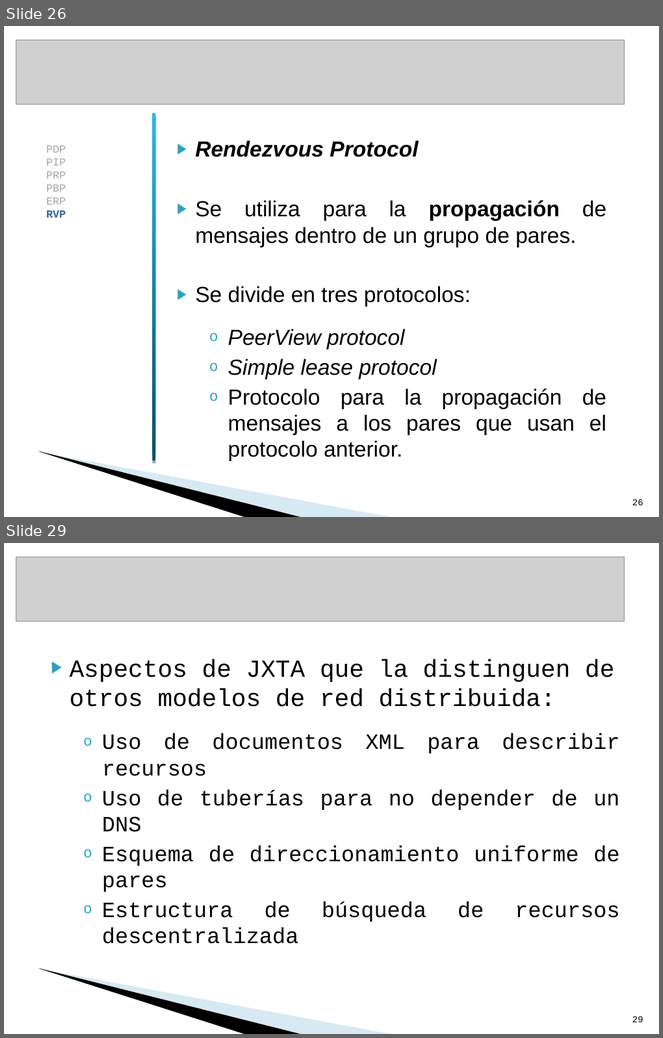
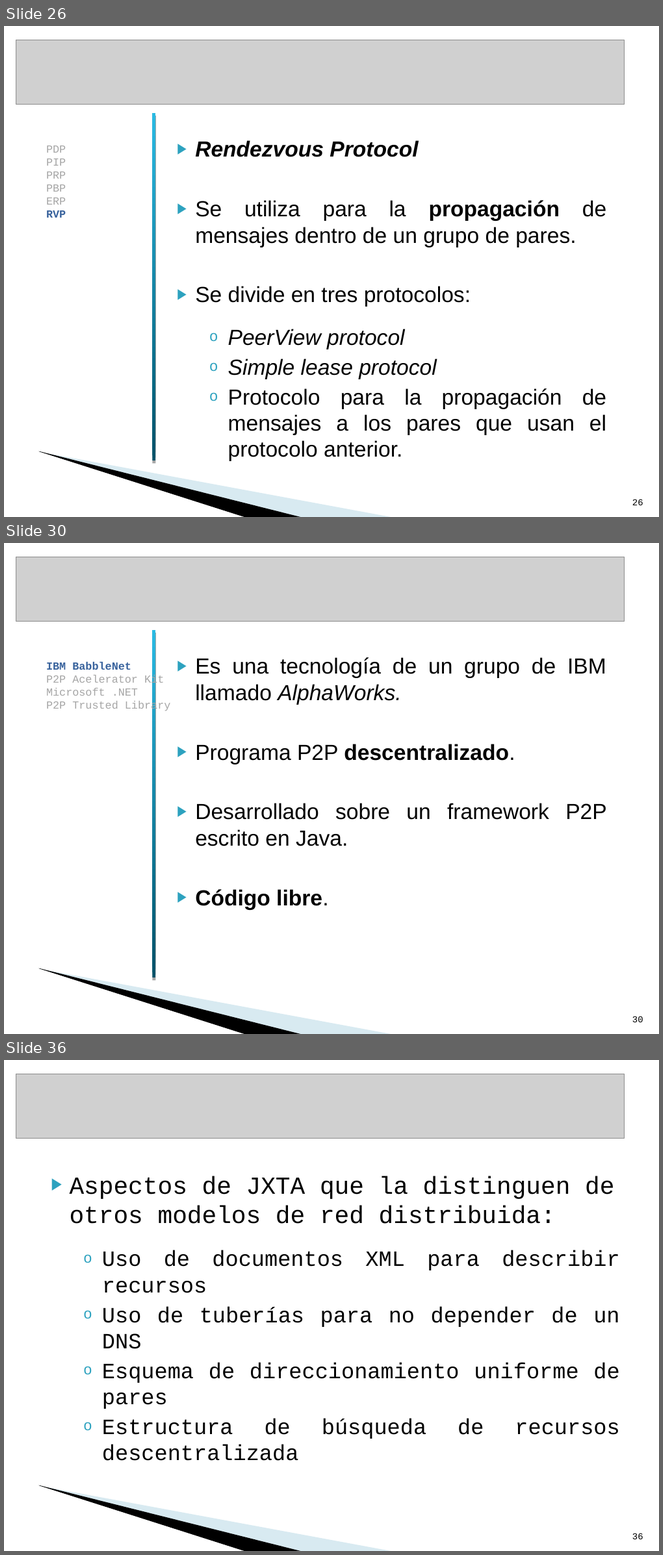
Before and after one commit to txedo/isi-practicas-5, a slide deck: sistemas-colaboracion/p2p-jxta/presentacion/PresentaciónColaboracion.ppt. Shown one above the other, each under a label of ours: slides 26 and 29 before the commit, slides 26, 30 and 36 after it; the slides between them are not shown. The pictures are 663x1038 and 663x1555 pixels, drawn with LibreOffice and Linux fonts; fonts in the diff are those of the drawing; grey boxes stand for pictures; background and template pictures are left out. Boxes give left, top, right and bottom in pixels: in the first picture for what was removed or moved away, otherwise in the second. Text is boxed around its words. In the diff, an @@ line names an element or a change of style, - is before the commit and + after.

```diff
--- a/sistemas-colaboracion/p2p-jxta/presentacion/PresentaciónColaboracion.ppt
+++ b/sistemas-colaboracion/p2p-jxta/presentacion/PresentaciónColaboracion.ppt
@@ slide 30 added at [4,543,659,1034], background #FFFFFF; not listed: 2 template elements that a slide beside it also shows @@
@@ picture added at [16,557,625,621] @@
@@ rectangle added at [153,630,156,978], fill gradient #005269 to #2ABAE3 @@
@@ text added at [195,657,607,910], 24 pt, text #000000 @@
+▶ Es una tecnología de un grupo de IBM llamado AlphaWorks.
+▶ Programa P2P descentralizado.
+▶ Desarrollado sobre un framework P2P escrito en Java.
+▶ Código libre.
@@ text added at [46,662,171,713], 12 pt, text #A6A6A6 @@
+IBM BabbleNet
+P2P Acelerator Kit
+Microsoft .NET
+P2P Trusted Library
@@ page number added at [633,1016,644,1023], 10 pt, text #000000 @@
+30
@@ what was slide 29 is now slide 36 @@
@@ page number at [633,1533,644,1540]: text changed @@
-29
+36
```
Also in this commit, not shown: 7 slides changed, 6 other slides added, 1 other file.
